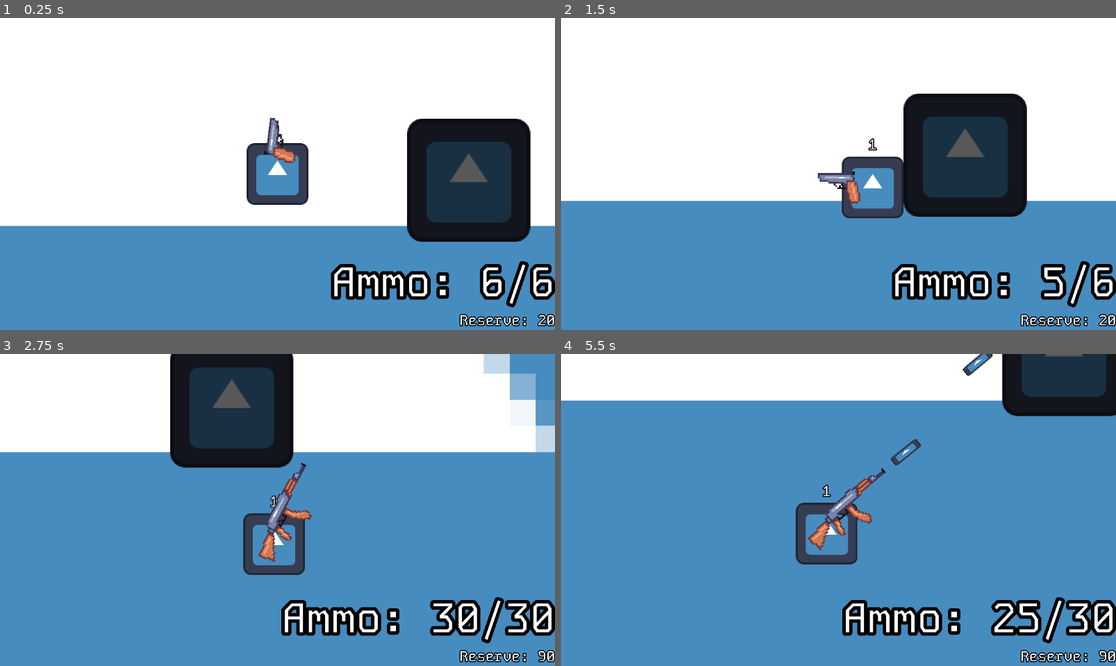
Above: before the commit, frames 1-4 (two rows, left to right).
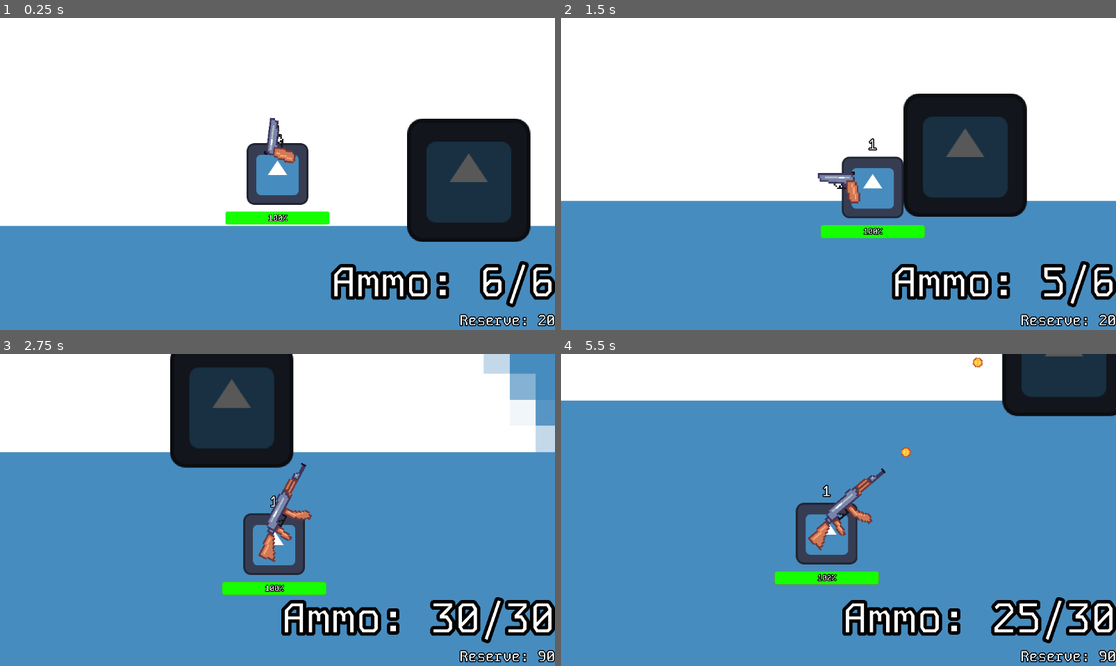
Above: after the commit, the same moments.

Repository: Shuflduf/MultiMurder
Game: Godot game, scene res://scenes/main.tscn
Two runs of this game, one before a commit and one after it. Both use one fixed random seed, a clock stepped at 60 frames per second and the inputs below. This scene is started directly instead of the project's main scene. The engine's default icon, where the game draws it, is replaced by a stand-in: a white triangle on a blue panel in a dark square.
Inputs (mouse positions are in pixels of both pictures, inside the frame that each line leads up to):
- Up to frame 1 (0.25 s): no input
- Up to frame 2 (1.5 s): tap Enter at 0.5 s; move the mouse to (960, 158) at 0.52 s; press the mouse at (960, 158) at 0.53 s; hold D (right) 0.53-1.28 s; move the mouse to (727, 189) at 1.27 s; release the mouse at (727, 189) at 1.28 s; hold S (down) from 1.28 s (still down); tap 1 (switch_1) at 1.35 s
- Up to frame 3 (2.75 s): move the mouse to (333, 441) at 2.02 s; release S (down) at 2.03 s; hold D (right) from 2.03 s (still down); hold 2 (switch_2) from 2.03 s (still down)
- Up to frame 4 (5.5 s): move the mouse to (810, 572) at 2.77 s; release D (right) at 2.78 s; release 2 (switch_2) at 2.78 s; hold W (up) 2.78-3.53 s; click (810, 572) at 2.85 s; move the mouse to (1005, 556) at 3.52 s; hold 1 (switch_1) 3.53-4.28 s; hold A (left) 3.53-5.03 s; move the mouse to (672, 463) at 4.27 s; tap 2 (switch_2) at 4.35 s; move the mouse to (866, 510) at 5.02 s; press the mouse at (866, 510) at 5.03 s; hold S (down) from 5.03 s (still down)

The runs differ from the first frame. In frame 1, 0.8% of the frame differs, in the area x 40-60%, y 61-67%; in frame 2, 0.8%; in frame 3, 0.8%; in frame 4, 1.2%, in the area x 38-78%, y 0-74%.

Commit message:
damage and health system

Diff:
--- a/scenes/bullet.tscn
+++ b/scenes/bullet.tscn
@@ -1,11 +1,11 @@
 [gd_scene load_steps=5 format=3 uid="uid://cp13ouia7wa1w"]
 
-[ext_resource type="Texture2D" uid="uid://cepqbljkg6yn7" path="res://icon.svg" id="1_f61gq"]
 [ext_resource type="Script" path="res://scripts/bullet.gd" id="1_yjr6e"]
+[ext_resource type="Texture2D" uid="uid://uigwkfw80i0i" path="res://assets/sprites/bulet.png" id="2_1wt0f"]
 [ext_resource type="Script" path="res://scripts/move_c.gd" id="2_xu2tu"]
 
 [sub_resource type="RectangleShape2D" id="RectangleShape2D_78w8m"]
-size = Vector2(68, 20)
+size = Vector2(10, 10)
 
 [node name="Bullet" type="CharacterBody2D"]
 top_level = true
@@ -15,8 +15,8 @@
 script = ExtResource("1_yjr6e")
 
 [node name="Sprite2D" type="Sprite2D" parent="."]
-scale = Vector2(0.53125, 0.157715)
-texture = ExtResource("1_f61gq")
+scale = Vector2(2.5, 2.5)
+texture = ExtResource("2_1wt0f")
 
 [node name="CollisionShape2D" type="CollisionShape2D" parent="."]
 shape = SubResource("RectangleShape2D_78w8m")
@@ -30,6 +30,8 @@
 
 [node name="Area2D" type="Area2D" parent="."]
 collision_layer = 4
+collision_mask = 3
+monitorable = false
 
 [node name="CollisionShape2D" type="CollisionShape2D" parent="Area2D"]
 shape = SubResource("RectangleShape2D_78w8m")
--- a/scenes/player.tscn
+++ b/scenes/player.tscn
@@ -7,6 +7,7 @@
 [ext_resource type="PackedScene" uid="uid://b4321xovw1xhi" path="res://scenes/guns/ak.tscn" id="5_f8kch"]
 [ext_resource type="PackedScene" uid="uid://bchpxrh8u3cih" path="res://scenes/hud.tscn" id="6_52mw6"]
 [ext_resource type="LabelSettings" uid="uid://qhfcbntgbe61" path="res://resources/heading3.tres" id="7_b2ah7"]
+[ext_resource type="FontFile" uid="uid://7ubvujxllbci" path="res://assets/KodeMono.ttf" id="8_ld7ak"]
 
 [sub_resource type="SceneReplicationConfig" id="SceneReplicationConfig_kwgq4"]
 properties/0/path = NodePath(".:position")
@@ -27,6 +28,20 @@
 
 [sub_resource type="RectangleShape2D" id="RectangleShape2D_6dq78"]
 size = Vector2(128, 128)
+
+[sub_resource type="StyleBoxFlat" id="StyleBoxFlat_4wdkm"]
+bg_color = Color(1, 0, 0, 1)
+corner_radius_top_left = 5
+corner_radius_top_right = 5
+corner_radius_bottom_right = 5
+corner_radius_bottom_left = 5
+
+[sub_resource type="StyleBoxFlat" id="StyleBoxFlat_q1l57"]
+bg_color = Color(0.0833333, 1, 0, 1)
+corner_radius_top_left = 5
+corner_radius_top_right = 5
+corner_radius_bottom_right = 5
+corner_radius_bottom_left = 5
 
 [node name="Player" type="CharacterBody2D" node_paths=PackedStringArray("synchronizer")]
 collision_layer = 2
@@ -74,3 +89,23 @@
 text = "USER"
 label_settings = ExtResource("7_b2ah7")
 horizontal_alignment = 1
+
+[node name="HealthBar" type="ProgressBar" parent="."]
+anchors_preset = 7
+anchor_left = 0.5
+anchor_top = 1.0
+anchor_right = 0.5
+anchor_bottom = 1.0
+offset_left = -108.0
+offset_top = 78.0
+offset_right = 108.0
+offset_bottom = 105.0
+grow_horizontal = 2
+grow_vertical = 0
+theme_override_colors/font_outline_color = Color(0, 0, 0, 1)
+theme_override_constants/outline_size = 6
+theme_override_fonts/font = ExtResource("8_ld7ak")
+theme_override_styles/background = SubResource("StyleBoxFlat_4wdkm")
+theme_override_styles/fill = SubResource("StyleBoxFlat_q1l57")
+step = 1.0
+value = 100.0
--- a/scripts/bullet.gd
+++ b/scripts/bullet.gd
@@ -4,13 +4,24 @@
 @onready var move_component: MoveComponent = $MoveComponent
 @export var timespan = 10
 
+@export_range(0, 100, 1) var damage = 10
+
+var bullet_owner: Player
+
 func _ready() -> void:
+	print(bullet_owner)
 	update_direction(rotation)
+
 	await get_tree().create_timer(timespan).timeout
 	queue_free()
 
-func _on_area_2d_body_entered(_body: Node2D) -> void:
-	queue_free()
+func _on_area_2d_body_entered(body: Node2D) -> void:
+	if body is Player:
+		if !body == bullet_owner:
+			body.health -= damage
+			queue_free()
+	else:
+		queue_free()
 
 func update_direction(new_rot: float):
 	rotation = new_rot
--- a/scripts/guns/base_gun.gd
+++ b/scripts/guns/base_gun.gd
@@ -65,7 +65,7 @@
 
 	var main_scene = get_tree().root.find_child("Main", true, false)
 	main_scene.rpc("add_bullet", new_bullet.get_path(), \
-			bullet_transform.translated_local(offset))
+			bullet_transform.translated_local(offset), player)
 
 func _process(delta: float) -> void:
 	if !player.synchronizer.is_multiplayer_authority():
--- a/scripts/main.gd
+++ b/scripts/main.gd
@@ -32,7 +32,8 @@
 
 
 @rpc("any_peer", "call_local", "reliable", 0)
-func add_bullet(bullet_scene_path: String, bullet_transform):
-	var new_bullet = load(bullet_scene_path).instantiate()
+func add_bullet(bullet_scene_path: String, bullet_transform, bullet_owner):
+	var new_bullet: Bullet = load(bullet_scene_path).instantiate()
 	new_bullet.global_transform = bullet_transform
+	new_bullet.bullet_owner = bullet_owner
 	bullet_parent.add_child(new_bullet, true)
--- a/scripts/player.gd
+++ b/scripts/player.gd
@@ -6,16 +6,15 @@
 @onready var hud: Control = $CanvasLayer/HUD
 @onready var name_label: Label = $Name
 @onready var move_c: MoveComponent = $MoveComponent
+@onready var health_bar: ProgressBar = $HealthBar
 
-@export var synchronizer: MultiplayerSynchronizer
-@export var weapons: Array[PackedScene]
+# Synchronized Values
 @export var username = Global.username:
 	set(value):
 		username = value
 		if name_label == null:
 			await get_tree().physics_frame
 		name_label.text = value
-
 @export var weapon_rot: float:
 	set(value):
 		if weapon_parent == null:
@@ -23,7 +22,6 @@
 		current_weapon.rotation = value
 	get:
 		return current_weapon.rotation
-
 @export var weapon_index = 0:
 	set(value):
 		weapon_index = value
@@ -35,14 +33,21 @@
 		weapon_parent.get_child(value).show()
 		weapon_parent.get_child(value).set_process(true)
 		update_hud()
+@export var weapon_upsidedown: bool:
 
-@export var weapon_upsidedown: bool:
 	set(value):
 		if weapon_parent == null:
 			await get_tree().process_frame
 		current_weapon.sprite.flip_v = value
 	get:
 		return current_weapon.sprite.flip_v
+@export var health: = 100:
+	set(value):
+		health = value
+		health_bar.value = value
+
+@export var synchronizer: MultiplayerSynchronizer
+@export var weapons: Array[PackedScene]
 
 var current_weapon: Gun:
 	get:
Binary file added: assets/sprites/bulet.aseprite
Binary file added: assets/sprites/bulet.png
Not shown, added: assets/sprites/bulet.png.import
Not shown: 1 places in scenes/player.tscn that only renumber resources
